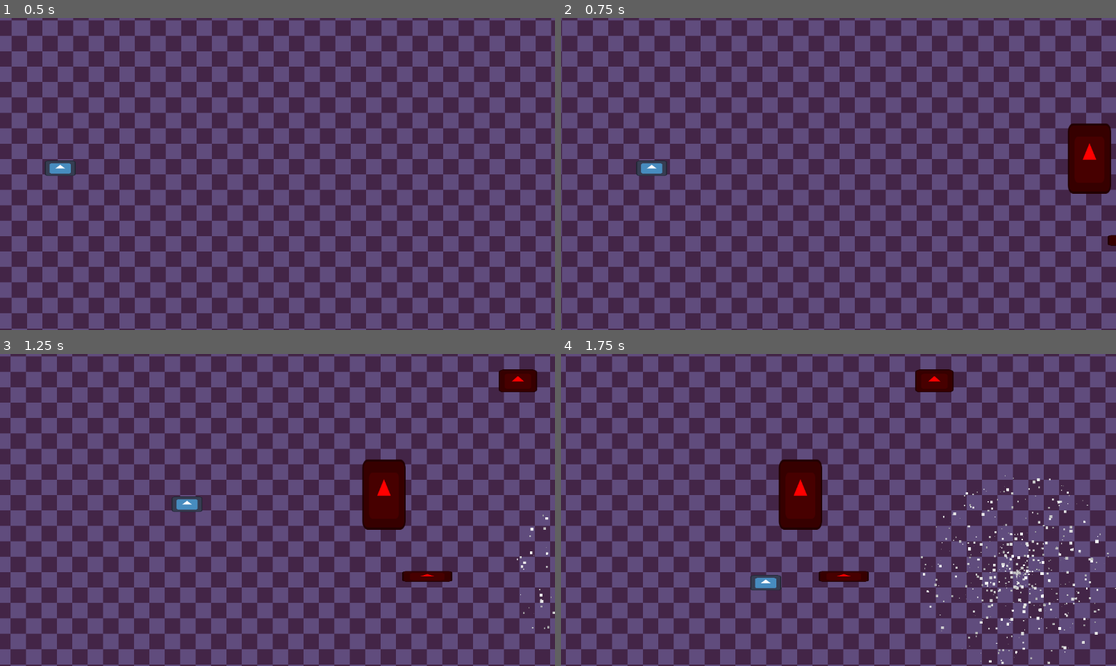
Above: before the commit, frames 1-4 (two rows, left to right).
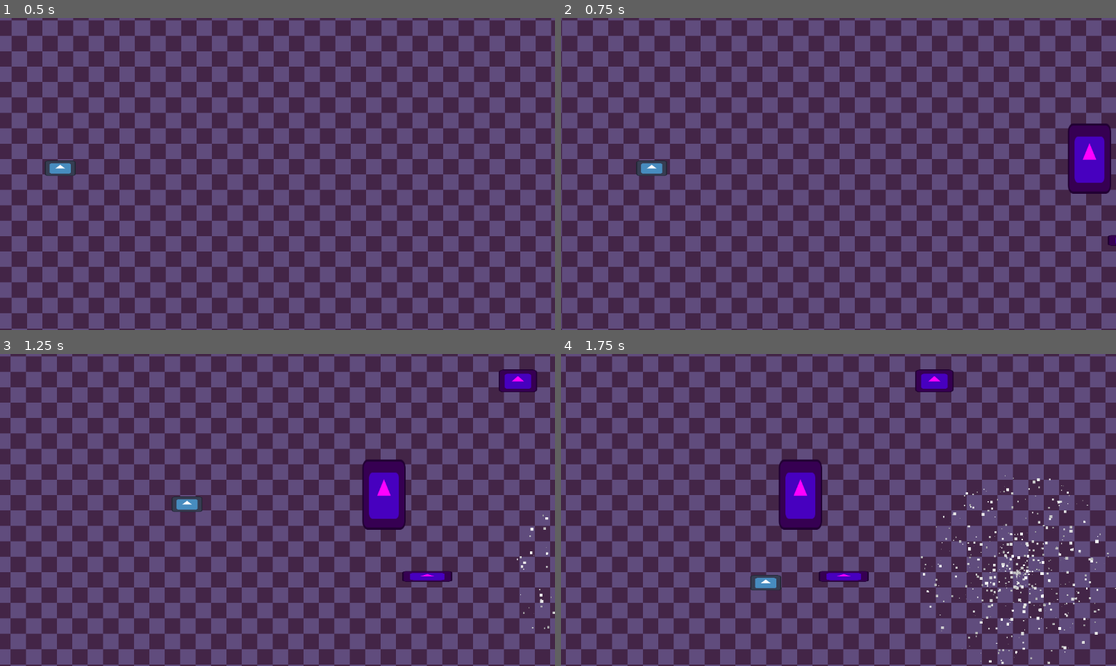
Above: after the commit, the same moments.

Repository: UHSGDC/alfred-the-dipping-bird
Game: Godot game, scene res://scenes/midwest/midwest_minigame.tscn
Same seed, same stepped clock (60 frames per second), same inputs: the game is played once before the commit and once after it. The project has no main scene, so this scene is started directly. The engine's default icon, where the game draws it, is replaced by a stand-in: a white triangle on a blue panel in a dark square.
Inputs:
- Up to frame 1 (0.5 s): no input
- Up to frame 2 (0.75 s): tap Enter (minigame_tester_reinstance) at 0.5 s; hold D (right) from 0.53 s (still down); tap Space (interact) at 0.6 s
- Up to frame 3 (1.25 s): keep holding D (right)
- Up to frame 4 (1.75 s): release D (right) at 1.28 s; hold S (down) from 1.28 s (still down); tap Backspace (minigame_tester_end) at 1.35 s

Frame 1 is identical in both runs. In frame 2, 1.8% of the frame differs, in the area x 91-100%, y 33-74%; in frame 3, 2.5%; in frame 4, 2.6%, in the area x 39-71%, y 4-74%.

Commit message:
obstacle color changed to purple from red

Diff:
--- a/scenes/midwest/animal.tscn
+++ b/scenes/midwest/animal.tscn
@@ -17,7 +17,7 @@
 script = ExtResource("1_3i05b")
 
 [node name="Sprite2D" type="Sprite2D" parent="."]
-modulate = Color(1, 0, 0, 1)
+modulate = Color(1, 0, 1, 1)
 scale = Vector2(0.625, 0.367188)
 texture = ExtResource("1_b2fof")
 
--- a/scenes/midwest/barn_bit.tscn
+++ b/scenes/midwest/barn_bit.tscn
@@ -17,7 +17,7 @@
 script = ExtResource("1_gvpj0")
 
 [node name="Sprite2D" type="Sprite2D" parent="."]
-modulate = Color(1, 0, 0, 1)
+modulate = Color(1, 0, 1, 1)
 position = Vector2(-2.32458e-06, -2.86102e-06)
 scale = Vector2(0.703125, 1.14063)
 texture = ExtResource("2_ipl1w")
--- a/scenes/midwest/obstacle.tscn
+++ b/scenes/midwest/obstacle.tscn
@@ -16,7 +16,7 @@
 script = ExtResource("1_23vuf")
 
 [node name="Sprite2D" type="Sprite2D" parent="."]
-modulate = Color(1, 0, 0, 1)
+modulate = Color(1, 0, 1, 1)
 texture = ExtResource("2_drk35")
 
 [node name="CollisionShape2D" type="CollisionShape2D" parent="."]
--- a/scenes/midwest/rake.tscn
+++ b/scenes/midwest/rake.tscn
@@ -17,7 +17,7 @@
 script = ExtResource("1_g6gmd")
 
 [node name="Sprite2D" type="Sprite2D" parent="."]
-modulate = Color(1, 0, 0, 1)
+modulate = Color(1, 0, 1, 1)
 position = Vector2(-3.8147e-06, 4.76837e-07)
 scale = Vector2(0.8125, 0.171875)
 texture = ExtResource("2_hsqto")
